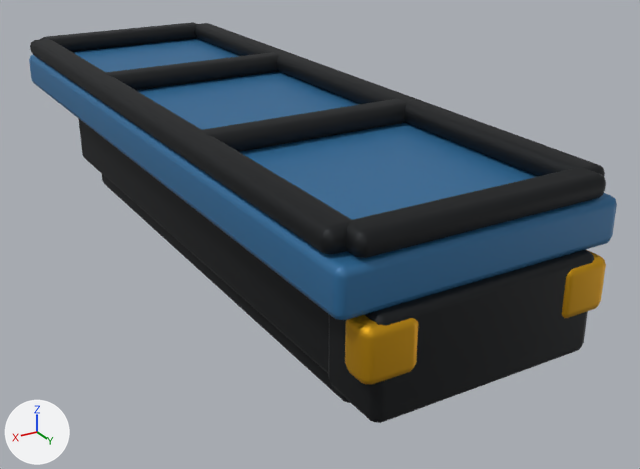
Two versions of the glTF model game/public/assets/frame-1x3.glb, one commit apart.
Before and after are seen from a 50 mm camera at (1.55, 3.14, 1.6) aimed at (-0.21, 0.2, 0.13). The lights are fixed; the arrows at lower left show +X, +Y and +Z. The first picture is the older version. Vertices at exactly the same position are counted once.

Names of what the first picture shows: 'rig-body'.
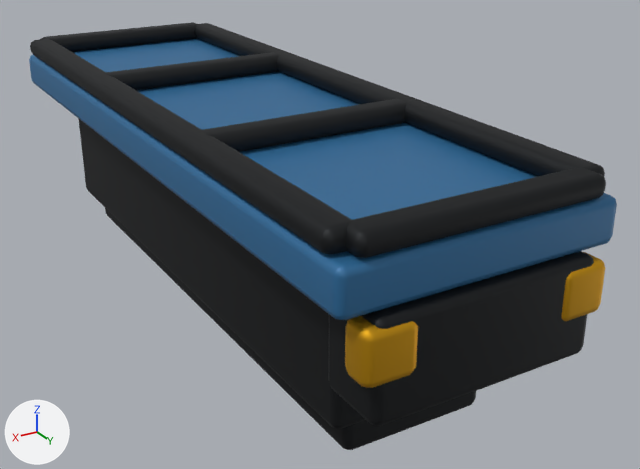
The newer file is also turned or shifted as a whole; pictures and numbers use the older file's frame.

Location of each change, (x1, y1, x2, y2) in pixels of the pictures (640 x 469 px; the box of a moved part takes in the faces that stretch with it):
'rig-body', reshaped (7% taller)
    before: (29, 22, 617, 423)
    after: (29, 22, 617, 450)
part 1 of me_cube, moved or reshaped
    before: (102, 174, 350, 403)
    after: (105, 208, 476, 450)
part 2 of me_cube, moved or reshaped
    before: (328, 250, 594, 423)
    after: (328, 251, 594, 426)
part 3 of me_cube, moved or reshaped
    before: (562, 250, 606, 318)
    after: (561, 252, 605, 321)
part 4 of me_cube, moved or reshaped
    before: (345, 315, 418, 384)
    after: (345, 316, 418, 388)
part 5 of me_cube, moved or reshaped
    before: (78, 118, 329, 373)
    after: (78, 118, 366, 429)

The change, as a list of edits to the scene's bpy script:
```text
Change me_cube:
    used by ob_rig_body; location = (0.0, 0.0, 0.0)
    remove me_cube.from_pydata(...)  # 664 vertices, 1296 faces; spans x -0.5..0.5, y -1.52..1.52, z 0.0..0.74
    add me_cube.from_pydata(...)  # 664 vertices, 1296 faces; spans x -0.5..0.5, y -1.52..1.52, z -0.18..0.74
    me_cube part 1: the loose piece of 56 vertices spanning x -0.28..0.28, y -1.22..1.18, z 0.0..0.14 is moved by (0.0, 0.0, -0.18)
    me_cube part 2: the loose piece of 56 vertices spanning x -0.4..0.4, y 1.25..1.51, z 0.17..0.51 is moved by (0.0, 0.0, -0.01)
    me_cube part 3: the loose piece of 56 vertices spanning x -0.44..-0.26, y 1.4..1.52, z 0.31..0.49 is moved by (0.0, 0.0, -0.01)
    me_cube part 4: the loose piece of 56 vertices spanning x 0.26..0.44, y 1.4..1.52, z 0.31..0.49 is moved by (0.0, 0.0, -0.01)
    me_cube part 5: all 14 vertices in x -0.35..0.35, y 1.2..1.23, z 0.14..0.17 are moved by (0.0, 0.0, -0.18)
    other edits to the shape of me_cube do not show in these pictures
```
